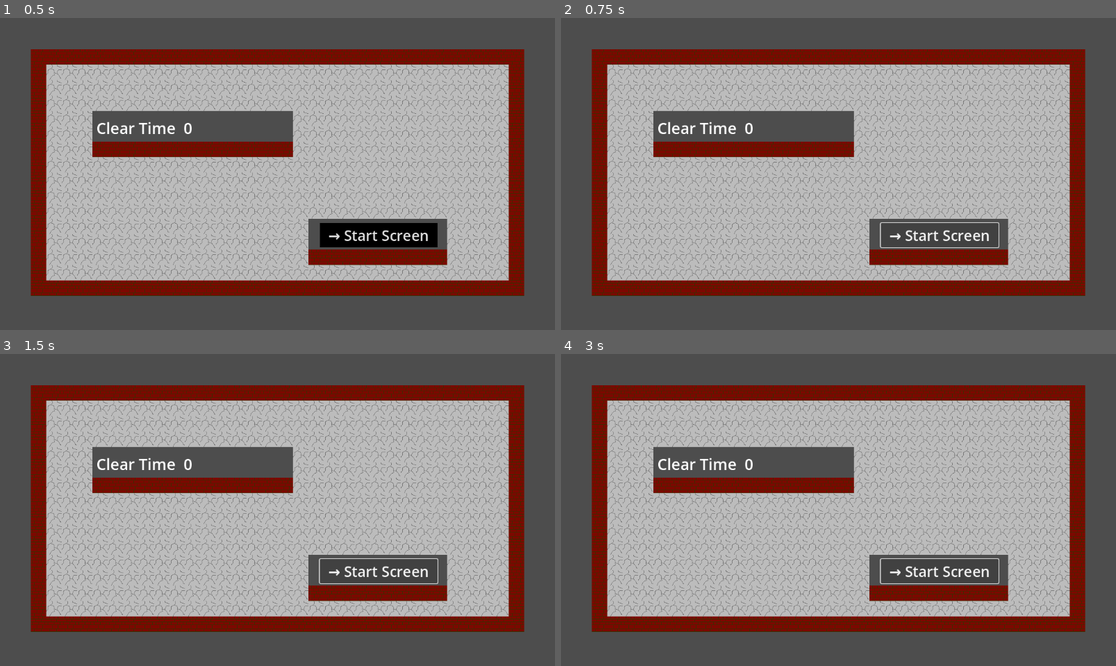
Above: before the commit, frames 1-4 (two rows, left to right).
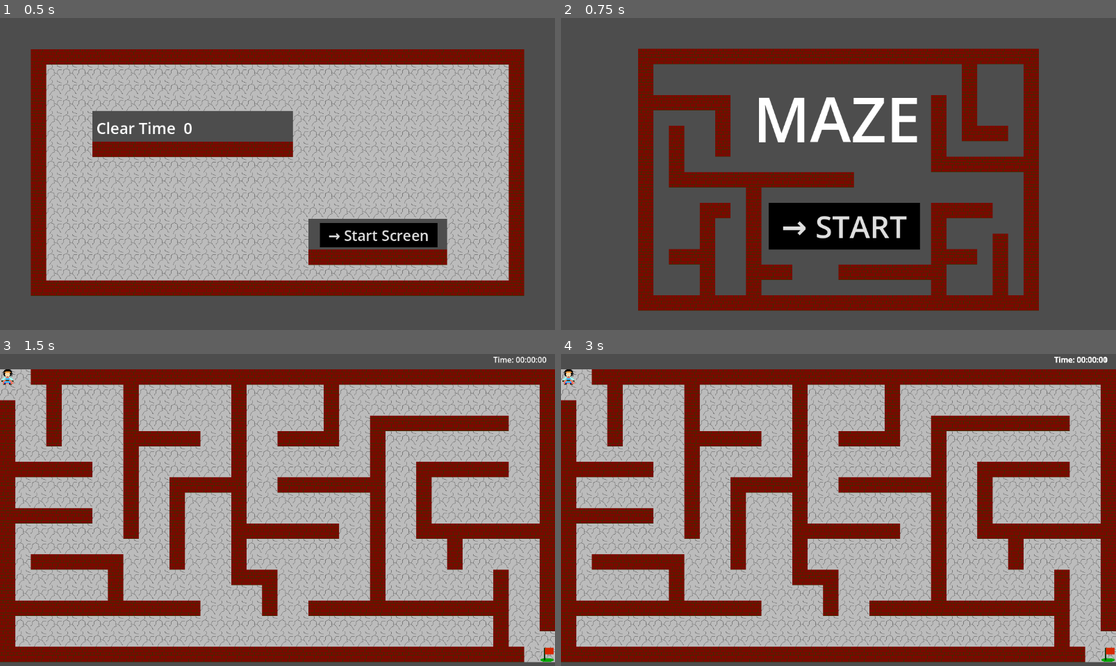
Above: after the commit, the same moments.

Repository: mjXmsdgh/game_gallery
Game: Godot game, scene res://2_game_scene/maze/3_end/End.tscn
Two runs of this game, one before a commit and one after it. Both use one fixed random seed, a clock stepped at 60 frames per second and the inputs below. This scene is started directly instead of the project's main scene.
Inputs:
- Up to frame 1 (0.5 s): no input
- Up to frame 2 (0.75 s): click "→ Start Screen" at 0.5 s
- Up to frame 3 (1.5 s): click "→ Start Screen" (after the commit: "→ START") at 1.25 s
- Up to frame 4 (3 s): click "→ Start Screen" (after the commit: "→ START") at 2 s; tap Enter at 2.75 s; hold Right (ui_right) from 2.78 s (still down); tap Space (key_space) at 2.85 s

Frame 1 is identical in both runs. In frame 2, 67% of the frame differs, in the area x 5-95%, y 9-94%; in frame 3, 64%; in frame 4, 64%.
Error after the commit: Cannot call method 'queue_free' on a null value. (res://2_game_scene/maze/1_start/button_start.gd:29)

Commit message:
change end scene

Diff:
--- a/2_game_scene/maze/2_main/maze.gd
+++ b/2_game_scene/maze/2_main/maze.gd
@@ -1,6 +1,7 @@
 extends Node2D
 
 @onready var time_label=$timer_label
+@export var end_scene:PackedScene
 var start_time=0
 var elapsed_time=0
 
@@ -28,4 +29,13 @@
 	call_deferred("change_scene")
 
 func change_scene():
-		get_tree().change_scene_to_file("res://game_scene/maze/3_end/End.tscn")
+
+	# mazeを実体化
+	var end_instance:Node=end_scene.instantiate()
+
+	# 子ノードに追加
+	var root:Node=get_tree().get_root()
+	root.add_child(end_instance)
+
+	# 終わったら開放
+	get_tree().current_scene.queue_free()
--- a/2_game_scene/maze/2_main/maze.tscn
+++ b/2_game_scene/maze/2_main/maze.tscn
@@ -1,6 +1,7 @@
-[gd_scene load_steps=14 format=4 uid="uid://h3whre0d12n7"]
+[gd_scene load_steps=15 format=4 uid="uid://h3whre0d12n7"]
 
 [ext_resource type="Script" path="res://2_game_scene/maze/2_main/maze.gd" id="1_47n57"]
+[ext_resource type="PackedScene" uid="uid://uqw64v4n06ar" path="res://2_game_scene/maze/3_end/End.tscn" id="2_texja"]
 [ext_resource type="AudioStream" uid="uid://cpelpli8fepfn" path="res://3_asset/BGM/maze_bgm.ogg" id="2_vltb0"]
 [ext_resource type="TileSet" uid="uid://8wsraksi7ami" path="res://2_game_scene/maze/2_main/maze.tres" id="3_hx01a"]
 [ext_resource type="Script" path="res://2_game_scene/maze/2_main/goal.gd" id="4_6nwuo"]
@@ -20,6 +21,7 @@
 
 [node name="Maze" type="Node2D"]
 script = ExtResource("1_47n57")
+end_scene = ExtResource("2_texja")
 
 [node name="timer_label" type="Label" parent="."]
 offset_left = 1024.0
--- a/2_game_scene/maze/3_end/End.tscn
+++ b/2_game_scene/maze/3_end/End.tscn
@@ -1,8 +1,9 @@
-[gd_scene load_steps=4 format=4 uid="uid://uqw64v4n06ar"]
+[gd_scene load_steps=5 format=4 uid="uid://uqw64v4n06ar"]
 
 [ext_resource type="TileSet" uid="uid://8wsraksi7ami" path="res://2_game_scene/maze/2_main/maze.tres" id="1_fx2jn"]
 [ext_resource type="Script" path="res://2_game_scene/maze/3_end/clear_time.gd" id="1_g7piu"]
 [ext_resource type="Script" path="res://2_game_scene/maze/3_end/button_go_to_start.gd" id="1_v2r8r"]
+[ext_resource type="PackedScene" uid="uid://f6gjyh54pjlg" path="res://2_game_scene/maze/1_start/start.tscn" id="4_epb1n"]
 
 [node name="End" type="Node2D"]
 position = Vector2(0, 1)
@@ -28,5 +29,6 @@
 theme_override_font_sizes/font_size = 30
 text = "→ Start Screen"
 script = ExtResource("1_v2r8r")
+start_scene = ExtResource("4_epb1n")
 
 [connection signal="pressed" from="Button_go_to_start" to="Button_go_to_start" method="_on_pressed"]
--- a/2_game_scene/maze/3_end/button_go_to_start.gd
+++ b/2_game_scene/maze/3_end/button_go_to_start.gd
@@ -1,5 +1,6 @@
 extends Button
 
+@export var start_scene:PackedScene
 
 # Called when the node enters the scene tree for the first time.
 func _ready() -> void:
@@ -17,4 +18,14 @@
 
 
 func _on_pressed() -> void:
-	get_tree().change_scene_to_file("res://game_scene/maze/1_start/start.tscn")
+	#get_tree().change_scene_to_file("res://game_scene/maze/1_start/start.tscn")
+
+	# mazeを実体化
+	var start_instance:Node=start_scene.instantiate()
+
+	# 子ノードに追加
+	var root:Node=get_tree().get_root()
+	root.add_child(start_instance)
+
+	# 終わったら開放
+	get_tree().current_scene.queue_free()
